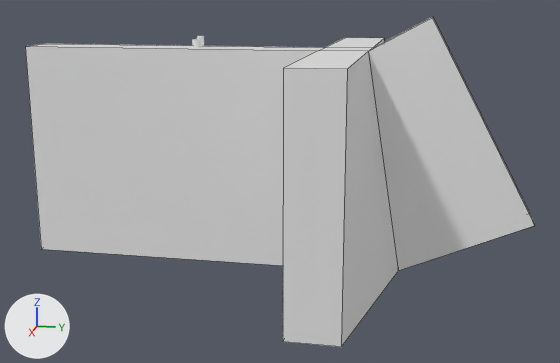
A saved change to the FBX model src/assets/Environment.fbx.
The view is the same before and after, from a camera (50 mm lens) standing at (6.96, 2.18, 0.5) and looking at (0.08, 0.81, -1.22). The lights are fixed; the arrows at lower left show +X, +Y and +Z. Mesh edges are drawn as thin lines on the coarser meshes. Where no turn or scale is listed for an object, it has been applied to the vertices.

Objects in the first picture: 'Geometry'.
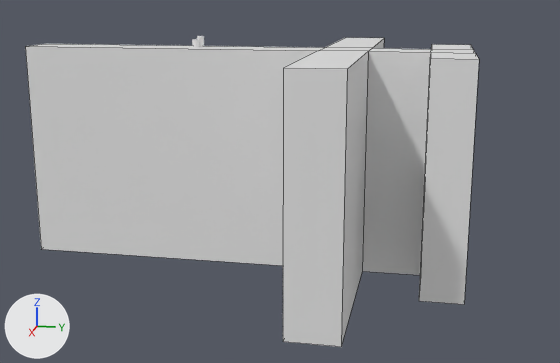
What differs and where, as boxes (x1, y1, x2, y2) in the pictures (560 x 363 px):
```json
{"object": "Geometry", "change": "reshaped", "before": [25, 16, 535, 347], "after": [25, 38, 479, 347], "on screen": "11% narrower, 7% shorter"}
{"part": 1, "of": "me_navmesh_001", "change": "built on", "before": [341, 16, 535, 347], "after": [341, 39, 479, 346]}
```

The change, as JSON lines over the scene's bpy script:
```json
{"block": "me_navmesh_001", "where": "# used by ob_geometry; location = (0.0, 0.0, 0.0)"}
{"op": "remove", "block": "me_navmesh_001", "code": "me_navmesh_001.from_pydata(...)  # 24 vertices, 22 faces; spans x -1.79..1.79, y -1.6..3.08, z -2.0..0.29"}
{"op": "add", "block": "me_navmesh_001", "code": "me_navmesh_001.from_pydata(...)  # 36 vertices, 34 faces; spans x -1.79..1.79, y -1.6..2.5, z -2.0..0.0"}
{"block": "me_navmesh_001", "change": "me_navmesh_001 part 1"}
{"block": "me_navmesh_001", "change": "4 vertices are removed from x -0.19..0.19, y 2.13..3.08, z -1.47..0.29"}
{"block": "me_navmesh_001", "change": "5 faces are deleted"}
{"block": "me_navmesh_001", "change": "2 vertices move from x -0.19..0.19, y 1.93, z -1.97 to x -0.19..0.19, y 1.6, z -2.0"}
{"block": "me_navmesh_001", "change": "16 vertices are added at x -0.84..0.81, y 2.13..2.5, z -2.0..0.0"}
{"block": "me_navmesh_001", "change": "17 new faces join them"}
```
